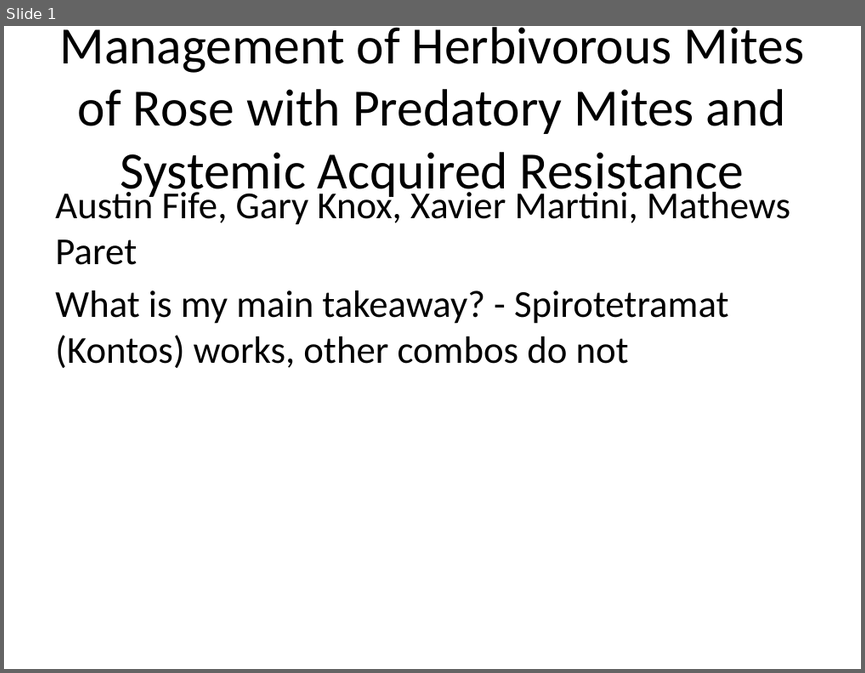
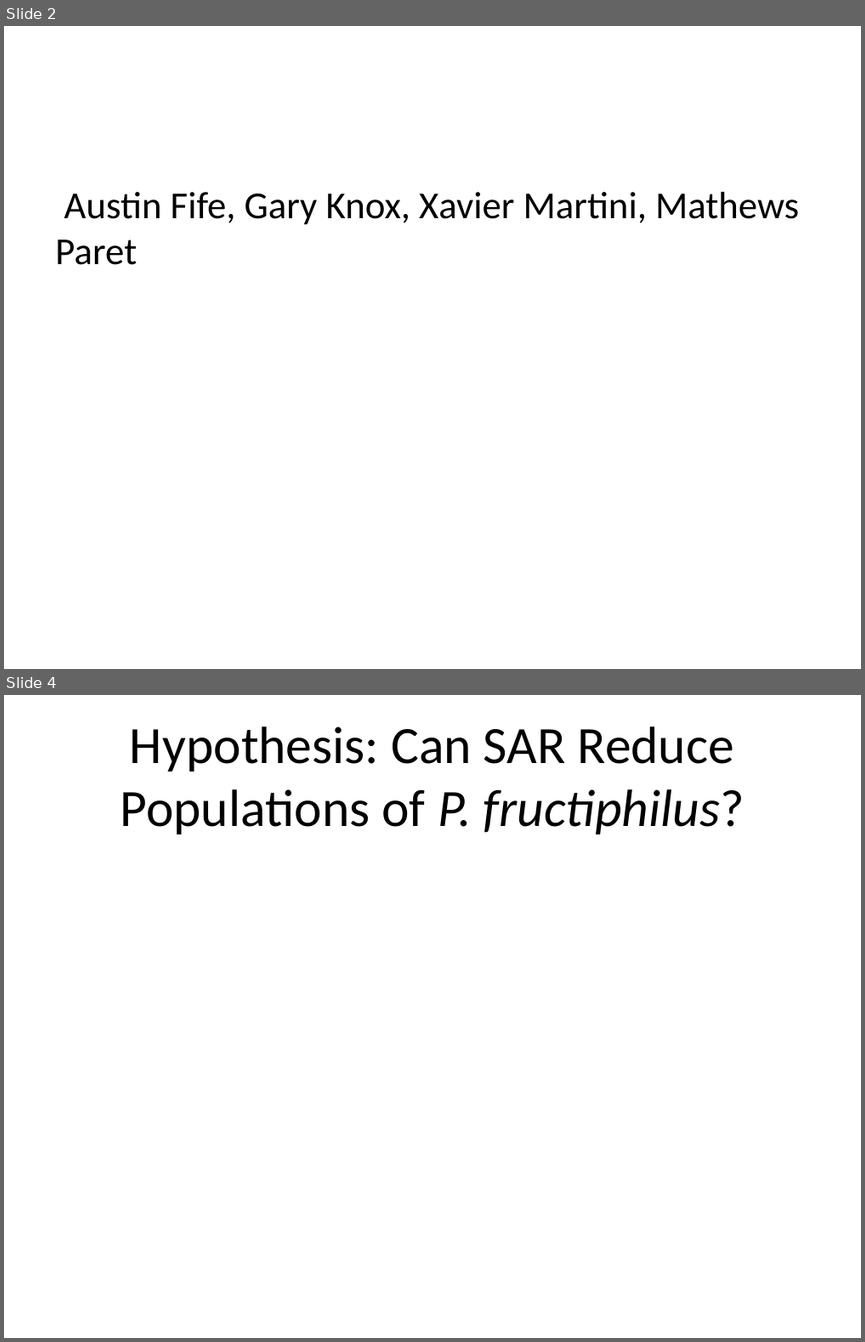
Before and after one commit to fiferworks/conference-presentations, a slide deck: asa-presentation-2021-denver.pptx. Shown one above the other, each under a label of ours: slide 1 before the commit, slides 2 and 4 after it; the slides between them are not shown. The pictures are 865x673 and 865x1342 pixels, drawn with LibreOffice and Linux fonts; fonts in the diff are those of the drawing. Boxes give left, top, right and bottom in pixels: in the first picture for what was removed or moved away, otherwise in the second. Text is boxed around its words. In the diff, an @@ line names an element or a change of style, - is before the commit and + after.

```diff
--- a/asa-presentation-2021-denver.pptx
+++ b/asa-presentation-2021-denver.pptx
@@ slide 4 added at <box>4,695,861,1338</box>, background #FFFFFF @@
@@ title added at <box>120,726,745,834</box>, 44 pt, text #000000 @@
+Hypothesis: Can SAR Reduce Populations of P. fructiphilus?
@@ what was slide 1 is now slide 2 @@
@@ slide 2 changed as well @@
@@ title removed at <box>59,27,804,201</box> @@
-Management of Herbivorous Mites of Rose with Predatory Mites and Systemic Acquired Resistance
@@ text at <box>55,290,729,368</box>: paragraph removed @@
-What is my main takeaway? - Spirotetramat (Kontos) works, other combos do not
```
Also in this commit, not shown: 1 other slide changed, 4 other slides added, 3 slides removed.
